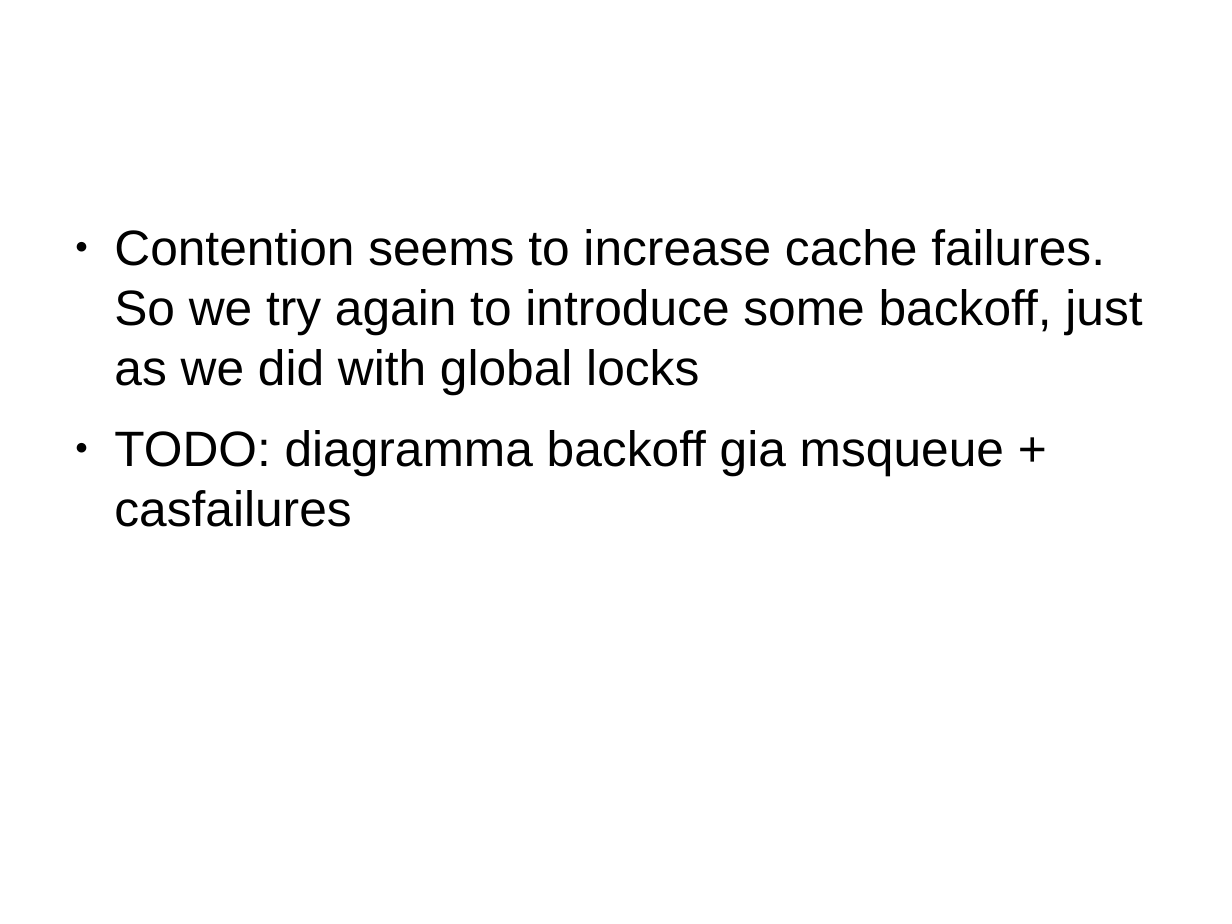
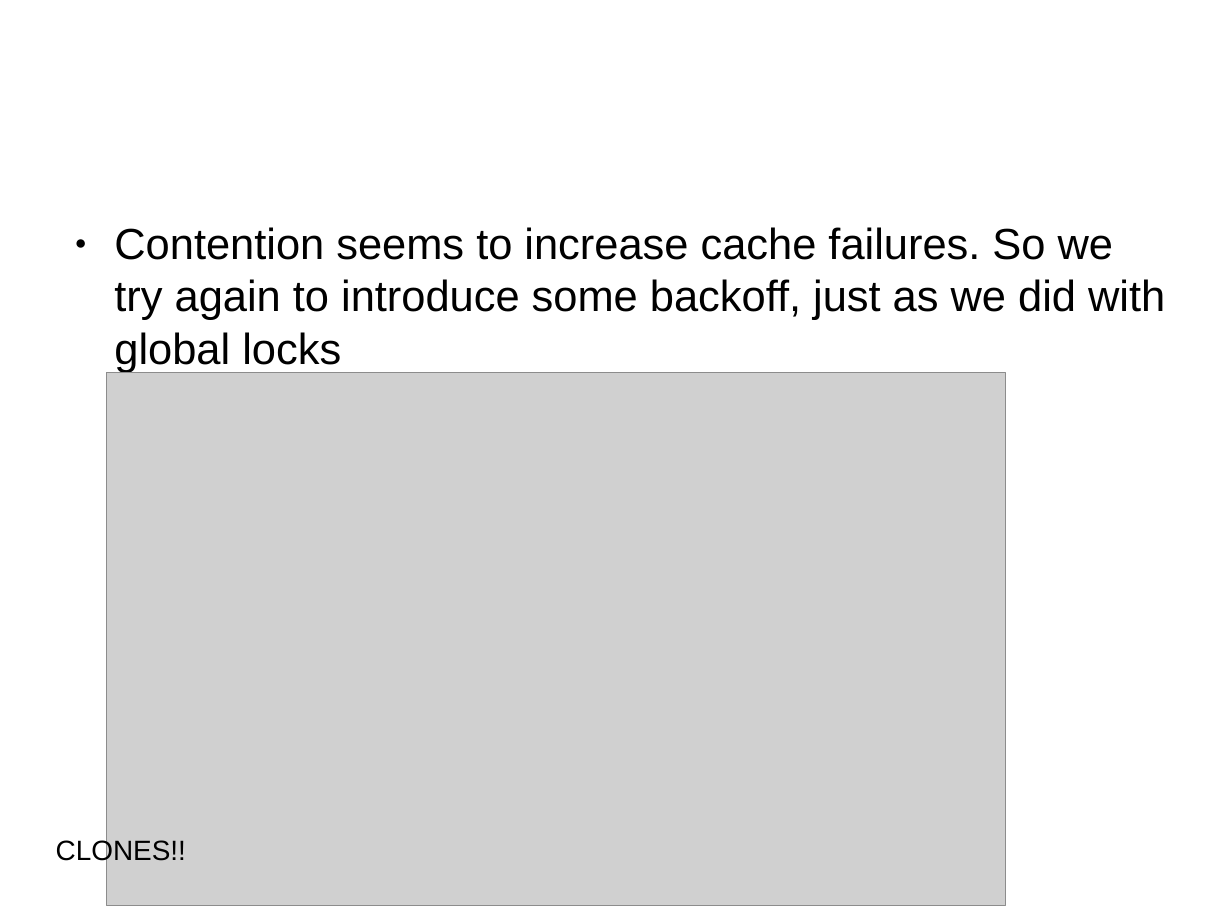
Before and after one commit to mpastyl/my_thesis, a slide deck: slide 25 of presentation.odp (slide 24 before the commit). Drawn at 1232x924 pixels with LibreOffice and Linux fonts; fonts in the diff are those of the drawing; grey boxes stand for pictures. Boxes give left, top, right and bottom in pixels: in the first picture for what was removed or moved away, otherwise in the second. Text is boxed around its words. In the diff, an @@ line names an element or a change of style, - is before the commit and + after.

```diff
--- a/presentation.odp
+++ b/presentation.odp
@@ text "Contention seems to increase cache ..." at <box>114,227,1165,373</box>: size 32 to 28 pt @@
@@ picture added at <box>106,373,1006,906</box> @@
@@ text at <box>114,430,1004,527</box>: paragraph removed @@
-● TODO: diagramma backoff gia msqueue + casfailures
@@ text added at <box>56,838,186,865</box>, 18 pt, text #000000 @@
+CLONES!!
```
Also in this commit, not shown: 3 other slides changed, 13 slides added.
